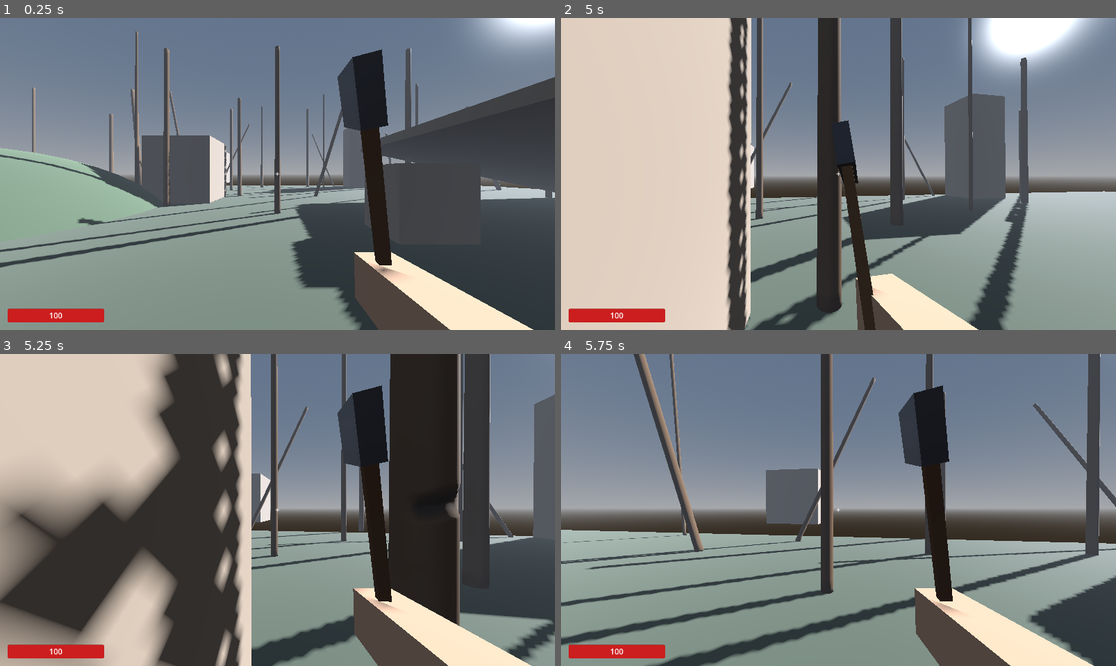
Above: before the commit, frames 1-4 (two rows, left to right).
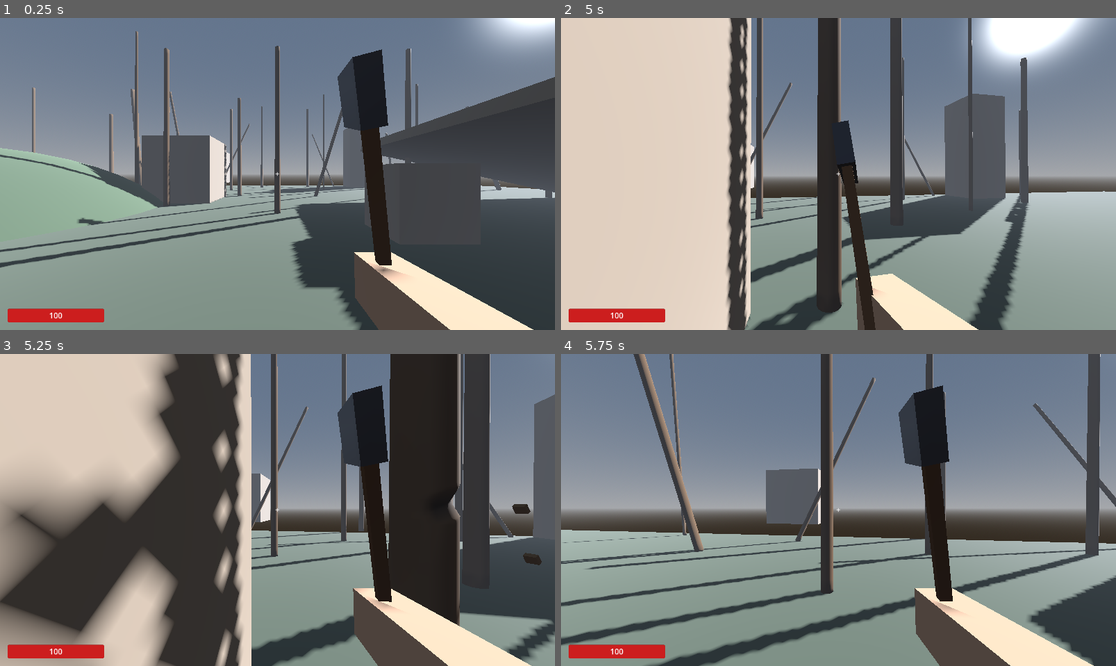
Above: after the commit, the same moments.

Repository: 9xxdpxx6/the-last-logger-v1
Game: Godot game, scene res://scenes/world.tscn
Two runs of this game, one before a commit and one after it. Both use one fixed random seed, a clock stepped at 60 frames per second and the inputs below.
Inputs (mouse positions are in pixels of both pictures, inside the frame that each line leads up to):
- Up to frame 1 (0.25 s): no input
- Up to frame 2 (5 s): tap Enter at 0.5 s; move the mouse to (832, 180) at 0.52 s; press the mouse at (832, 180) at 0.53 s; hold W (move_forward) 0.53-2.78 s; move the mouse to (877, 177) at 1.27 s; release the mouse at (877, 177) at 1.28 s; tap E (interact) at 1.35, 4.35 s; click (877, 177) at 1.52 s; click (877, 177) at 1.55 s; click (877, 177) at 1.82 s; move the mouse to (794, 170) at 2.02 s; hold Shift (run) 2.03-2.78 s; click (794, 170) at 2.3 s; move the mouse to (844, 174) at 2.77 s; hold A (move_left) 2.78-3.53 s; tap Q at 2.85 s; click (844, 174) at 3.02 s; click (844, 174) at 3.05 s; click (844, 174) at 3.32 s; move the mouse to (816, 167) at 3.52 s; press the mouse at (816, 167) at 3.53 s; hold W (move_forward) from 3.53 s (still down); tap Space (jump) at 4.25 s; move the mouse to (866, 174) at 4.27 s; release the mouse at (866, 174) at 4.28 s; click (866, 174) at 4.52 s; click (866, 174) at 4.55 s; click (866, 174) at 4.82 s
- Up to frame 3 (5.25 s): keep holding W (move_forward); move the mouse to (249, 510) at 5.02 s; hold Shift (run) from 5.03 s (still down)
- Up to frame 4 (5.75 s): keep holding W (move_forward); keep holding Shift (run); click (810, 510) at 5.3 s

Frames 1-2 are identical in both runs. In frame 3, 0.3% of the frame differs, in the area x 80-98%, y 41-86%; in frame 4, nothing differs.

Commit message:
Land chop notch on the crosshair
The forgiving fat ShapeCast reports a contact on the sphere surface, which
projects slightly above the crosshair when looking down at a trunk. Refine the
hit point with a thin ray through screen centre when it hits the same body;
fall back to the ShapeCast point otherwise (keeps aiming forgiving).

Diff:
--- a/scripts/chop_controller.gd
+++ b/scripts/chop_controller.gd
@@ -131,9 +131,24 @@
 	var point := _chop_ray.get_collision_point(0)
 	var normal := _chop_ray.get_collision_normal(0)
 
+	var forward := -_camera.global_transform.basis.z
+
+	# Точку зарубки уточняем ТОНКИМ лучом ровно через центр экрана (прицел). «Толстый»
+	# ShapeCast (сфера r=0.15) прощает прицеливание, но его точка контакта лежит на сфере и
+	# при взгляде сверху вниз проецируется ЧУТЬ ВЫШЕ перекрестия. Тонкий луч из камеры вперёд
+	# попадает ровно в прицел; если он задел то же тело — берём его точку, иначе остаёмся на
+	# прощающей точке ShapeCast (тонкий луч мог промахнуться мимо тонкого ствола с краю).
+	var cam_o := _camera.global_position
+	var space := _camera.get_world_3d().direct_space_state
+	var rq := PhysicsRayQueryParameters3D.create(cam_o, cam_o + forward * 3.0, _chop_ray.collision_mask)
+	rq.exclude = [_player.get_rid()]
+	var hit := space.intersect_ray(rq)
+	if not hit.is_empty() and hit.get("collider") == target:
+		point = hit["position"]
+		normal = hit["normal"]
+
 	# Сила удара = насколько он ПЕРПЕНДИКУЛЯРЕН стволу. В лоб (взгляд против нормали) —
 	# полный урон/глубокая зарубка; вскользь — слабо. perp: 0 (касательно)..1 (в лоб).
-	var forward := -_camera.global_transform.basis.z
 	var perp := clampf(forward.dot(-normal), 0.0, 1.0)
 	var power := lerpf(0.35, 1.3, perp)
 	# Сила замаха (#4): дольше держал ЛКМ → сильнее (до chop_power_max); боковой удар A/D и
